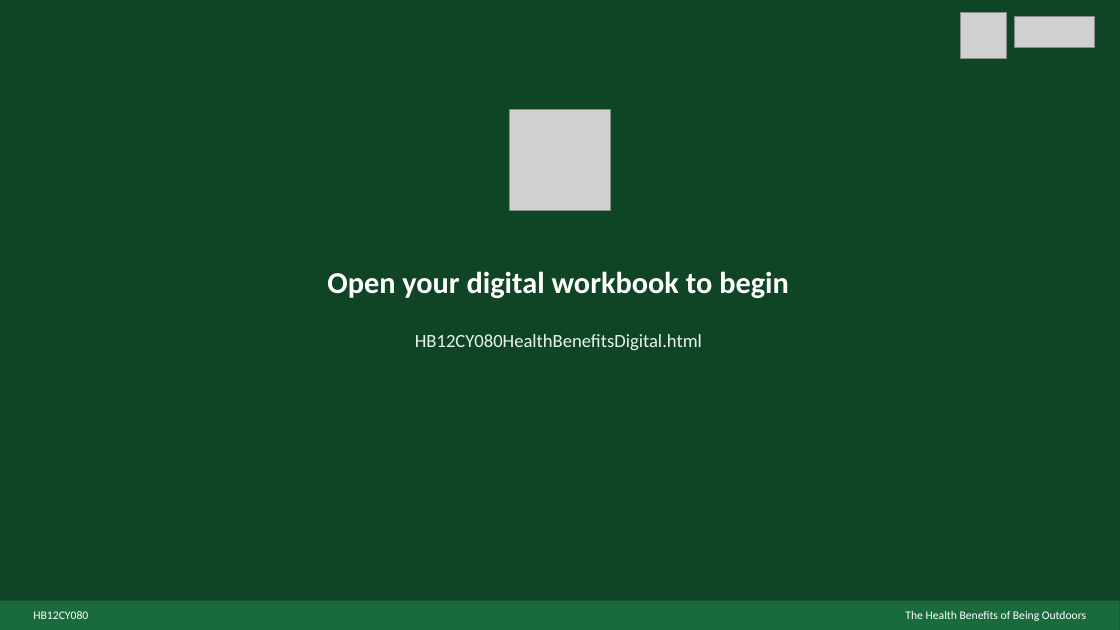
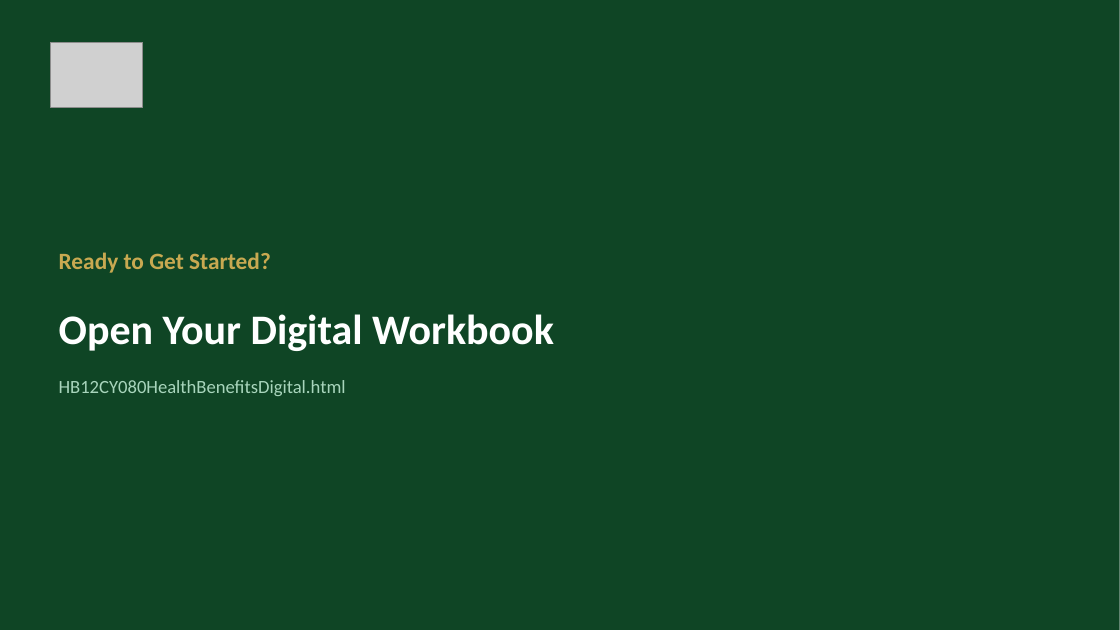
Before and after one commit to JJ2026Outdoor/ACOutdoorEd, a slide deck: slide 15 of HB12CY080HealthBenefitsSlides.pptx. Drawn at 1120x630 pixels with LibreOffice and Linux fonts; fonts in the diff are those of the drawing; grey boxes stand for pictures. Boxes give left, top, right and bottom in pixels: in the first picture for what was removed or moved away, otherwise in the second. Text is boxed around its words. In the diff, an @@ line names an element or a change of style, - is before the commit and + after.

```diff
--- a/HB12CY080HealthBenefitsSlides.pptx
+++ b/HB12CY080HealthBenefitsSlides.pptx
@@ background #0F4525 to #FFFFFF @@
@@ rectangle added at (0, 0, 1120, 630), fill #0F4525 @@
@@ picture removed at (960, 13, 1007, 59) @@
@@ picture removed at (1015, 17, 1095, 47) @@
@@ picture: place and size @@
-picture at (510, 109, 611, 210)
+picture at (50, 42, 143, 108)
@@ text added at (59, 252, 271, 273), 20 pt, text #C8A951, bold @@
+Ready to Get Started?
@@ text at (59, 314, 554, 351): text changed; size 26 to 36 pt @@
-Open your digital workbook to begin
+Open Your Digital Workbook
@@ text "HB12CY080HealthBenefitsDigital.html": place and size @@
-text "HB12CY080HealthBenefitsDigital.html" at (415, 334, 702, 350)
+text "HB12CY080HealthBenefitsDigital.html" at (59, 380, 346, 396)
@@ text "HB12CY080HealthBenefitsDigital.html" at (59, 380, 346, 396): text colour #E8F5EE to #A8D5BC; alignment centre to left @@
@@ rectangle removed at (0, 601, 1120, 630) @@
@@ text removed at (33, 611, 88, 619) @@
-HB12CY080
@@ text removed at (905, 611, 1086, 621) @@
-The Health Benefits of Being Outdoors
```
Also in this commit, not shown: 11 other slides changed, 3 slides added, 3 slides removed, 2 other files.
